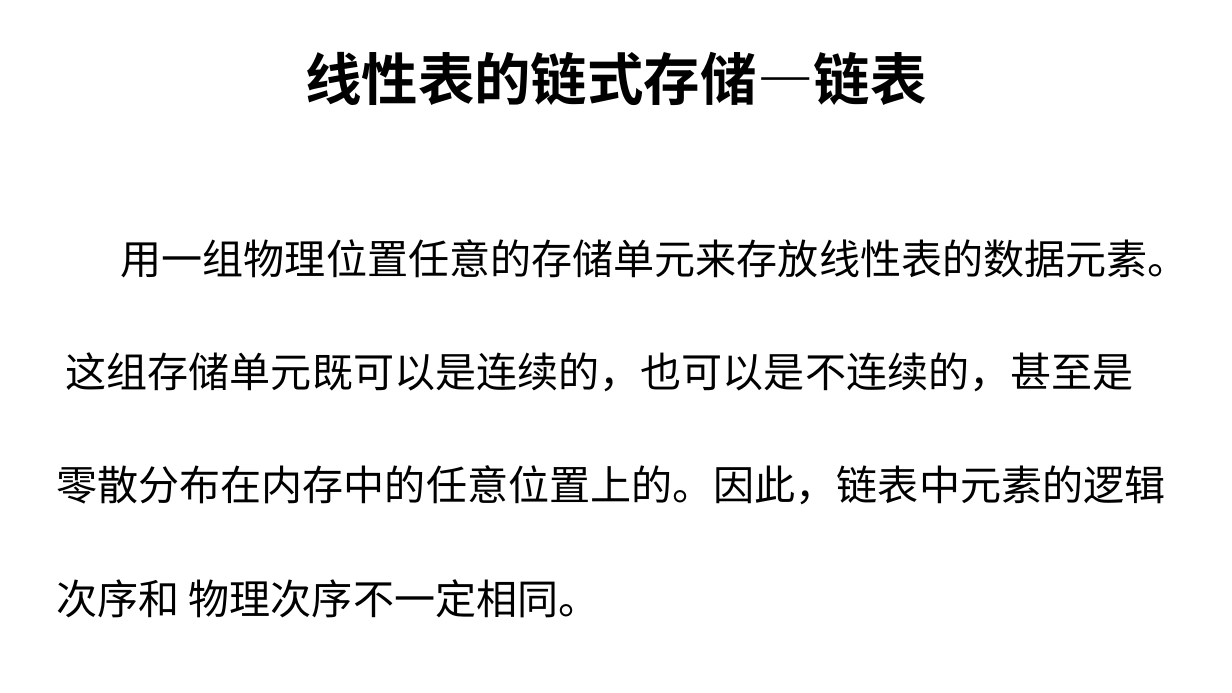
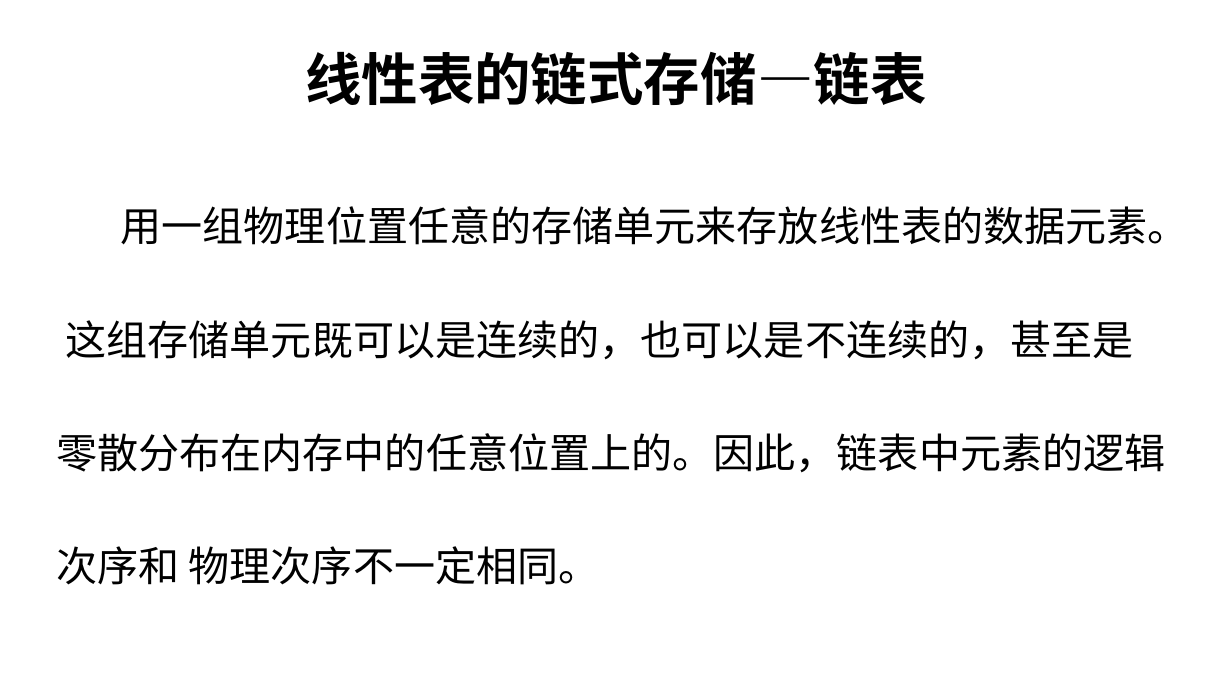
Before and after one commit to Gempittance/Data_Structur_Build, a slide deck: slide 39 of 数据结构PPT/ds2.pptx. Drawn at 1232x693 pixels with LibreOffice and Linux fonts; fonts in the diff are those of the drawing. Boxes give left, top, right and bottom in pixels: in the first picture for what was removed or moved away, otherwise in the second. Text is boxed around its words. In the diff, an @@ line names an element or a change of style, - is before the commit and + after.

```diff
--- a/数据结构PPT/ds2.pptx
+++ b/数据结构PPT/ds2.pptx
@@ text "用一组物理位置任意的存储单元来存放线性表的数据元素。 这组存储单元既可以是连续的，也可以是不连续的，甚至是零散分布在内存 ...": place and size @@
-text "用一组物理位置任意的存储单元来存放线性表的数据元素。 这组存储单元既可以是连续的，也可以是不连续的，甚至是零散分布在内存 ..." at [56,239,1189,618]
+text "用一组物理位置任意的存储单元来存放线性表的数据元素。 这组存储单元既可以是连续的，也可以是不连续的，甚至是零散分布在内存 ..." at [56,206,1189,585]
```
Also in this commit, not shown: 5 other slides changed.
